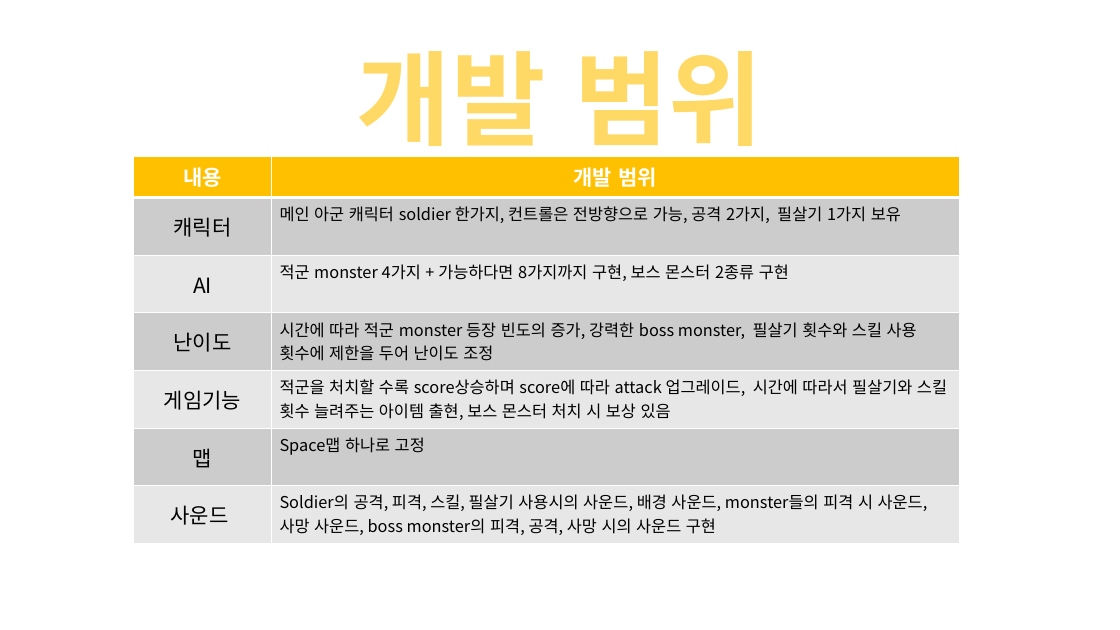
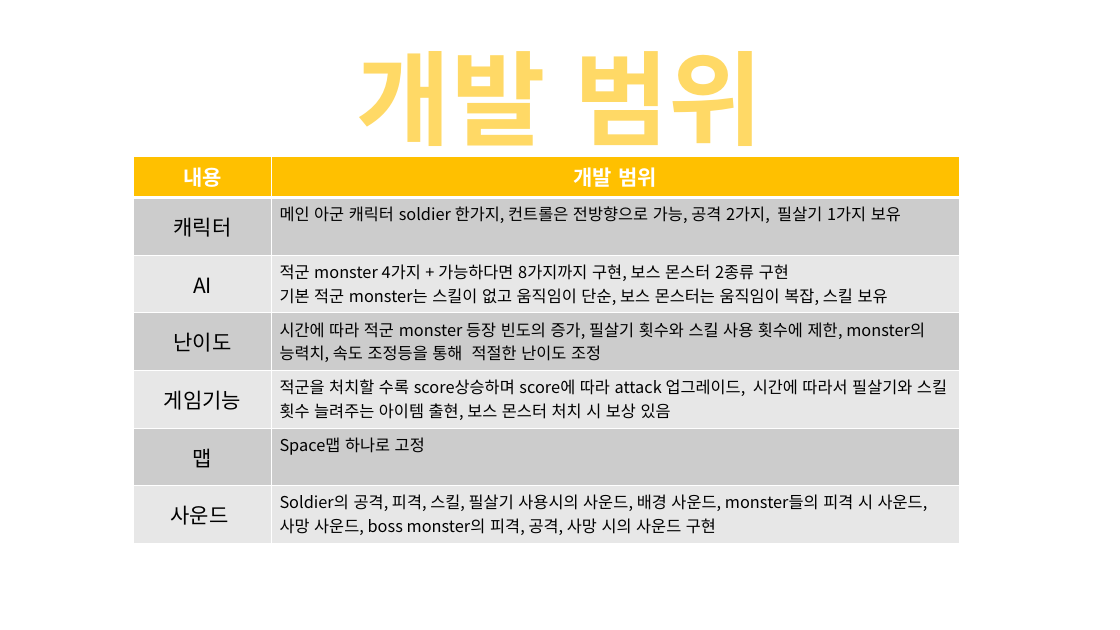
Before and after one commit to eheh5454/2017_2DGP, a slide deck: slide 4 of 2차발표.pptx. Drawn at 1120x630 pixels with LibreOffice and Linux fonts; fonts in the diff are those of the drawing; background and template pictures are left out. Boxes give left, top, right and bottom in pixels: in the first picture for what was removed or moved away, otherwise in the second. Text is boxed around its words. In the diff, an @@ line names an element or a change of style, - is before the commit and + after.

Commit message:
monster출현 밸런스 조정

```diff
--- a/2차발표.pptx
+++ b/2차발표.pptx
@@ table at (134, 156, 959, 543) @@
-row 3, column 2: 적군 monster 4가지 + 가능하다면 8가지까지 구현, 보스 몬스터 2종류 구현
+row 3, column 2: 적군 monster 4가지 + 가능하다면 8가지까지 구현, 보스 몬스터 2종류 구현 / 기본 적군 monster는 스킬이 없고 움직임이 단순, 보스 몬스터는 움직임이 복잡, 스킬 보유
-row 4, column 2: 시간에 따라 적군 monster 등장 빈도의 증가, 강력한 boss monster, 필살기 횟수와 스킬 사용 횟수에 제한을 두어 난이도 조정
+row 4, column 2: 시간에 따라 적군 monster 등장 빈도의 증가, 필살기 횟수와 스킬 사용 횟수에 제한, monster의 능력치, 속도 조정등을 통해 적절한 난이도 조정
```
Also in this commit, not shown: 3 other slides changed, 3 other files.
